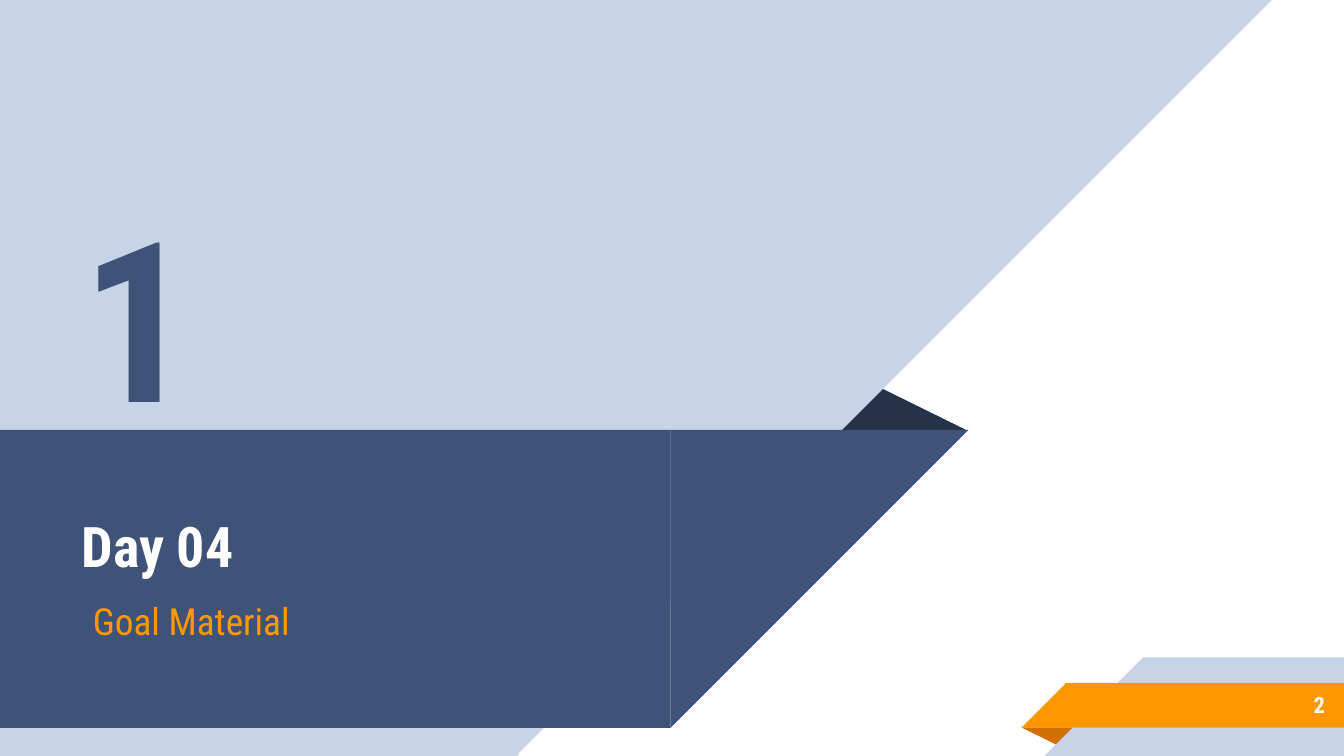
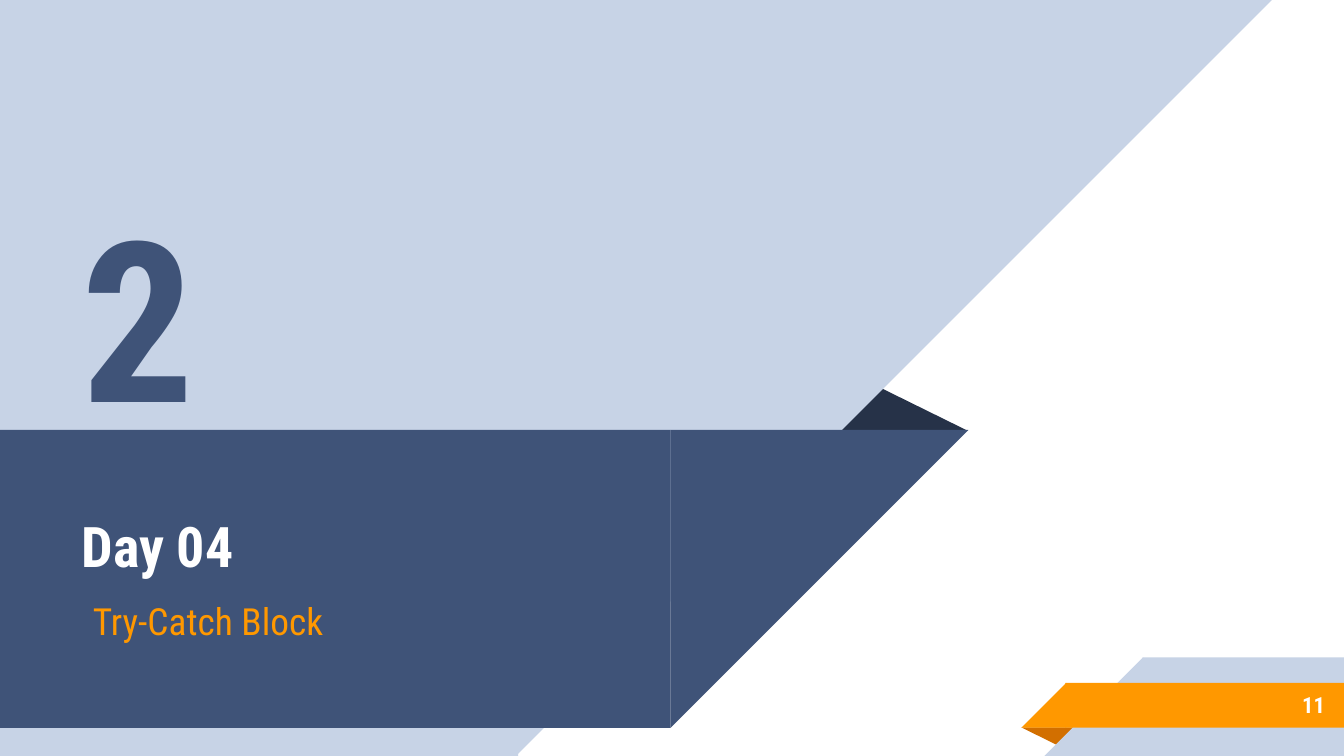
Before and after one commit to aronipurwanto/materi-xa, a slide deck: slide 11 of java/java-logic/Slide-Java-Logic-04.pptx (slide 2 before the commit). Drawn at 1344x756 pixels with LibreOffice and Linux fonts; fonts in the diff are those of the drawing. Boxes give left, top, right and bottom in pixels: in the first picture for what was removed or moved away, otherwise in the second. Text is boxed around its words. In the diff, an @@ line names an element or a change of style, - is before the commit and + after.

```diff
--- a/java/java-logic/Slide-Java-Logic-04.pptx
+++ b/java/java-logic/Slide-Java-Logic-04.pptx
@@ text at (82, 240, 195, 454): text changed @@
-1
+2
@@ subtitle at (93, 607, 323, 643): text changed @@
-Goal Material
+Try-Catch Block
@@ page number at (1302, 697, 1325, 713): text changed @@
-2
+11
```
Also in this commit, not shown: 2 other slides changed, 34 slides added, 11 slides removed, 33 other files.
